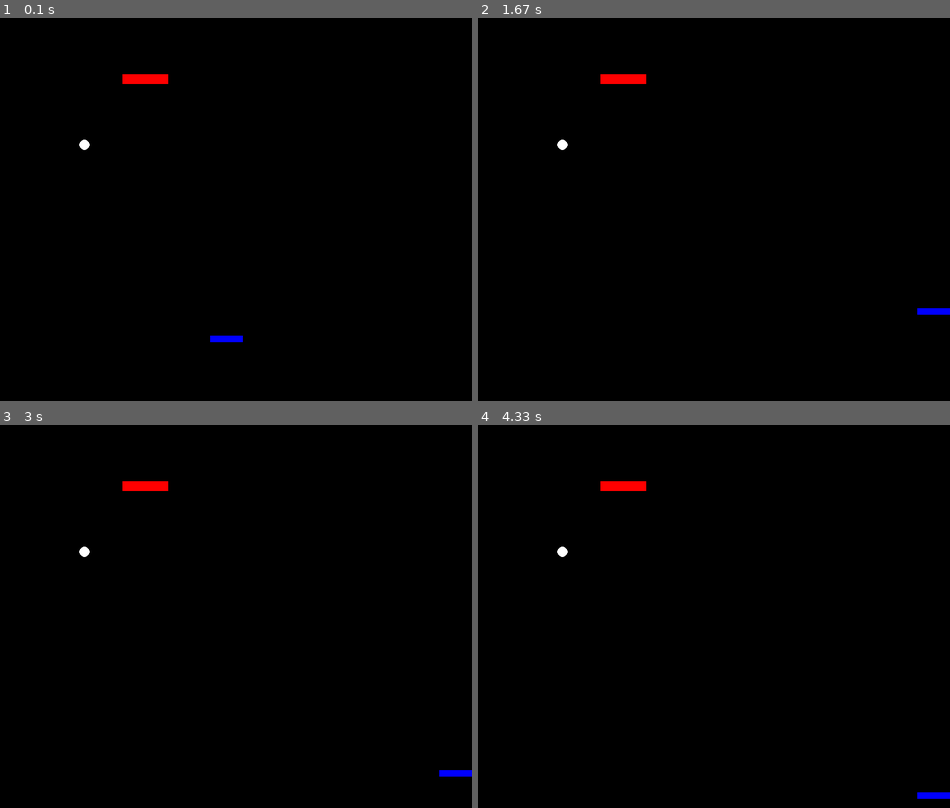
Above: before the commit, frames 1-4 (two rows, left to right).
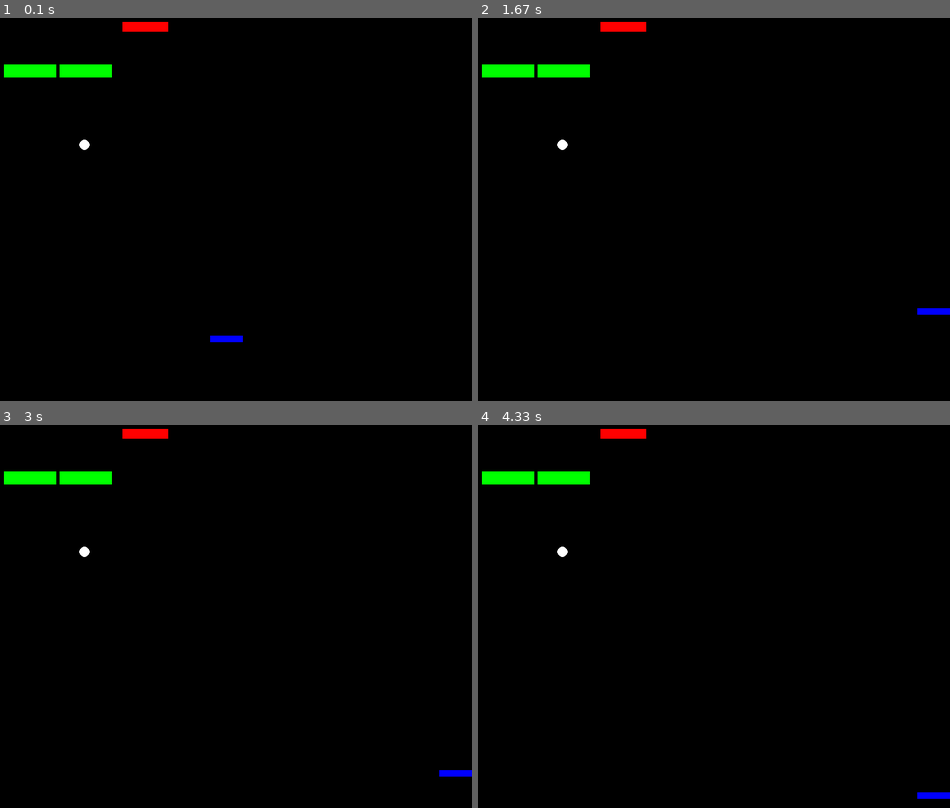
Above: after the commit, the same moments.

Repository: jeanmarclecul/N01D
Game: pygame game, started from noid.py
The game is run twice, just before and just after one commit, with the same random seed, the same clock (stepped at 60 frames per second) and the same inputs.
Inputs:
- Up to frame 1 (0.1 s): no input
- Up to frame 2 (1.67 s): hold D 0.33-0.8 s; hold D 0.83-1.3 s; tap Z at 0.9, 1.2 s
- Up to frame 3 (3 s): hold S 1.9-2.2 s; tap Z at 1.97, 2.73 s; hold D from 2.67 s (still down)
- Up to frame 4 (4.33 s): tap Z at 3.03, 3.4, 4.3 s; release D at 3.3 s; hold S 3.33-3.7 s; hold D from 4.23 s (still down)

The runs differ from the first frame. In frame 1, 1.3% of the frame differs, in the area x 0-36%, y 1-18%; in frame 2, 1.3%; in frame 3, 1.3%; in frame 4, 1.3%.

Commit message:
add brick type and level1

Diff:
--- /dev/null
+++ b/levels/level1.json
@@ -0,0 +1,406 @@
+{
+  "id": "lvl001",
+  "name": "classico",
+  "bricks": [
+    {
+      "id": "001",
+      "xpos": 85,
+      "ypos": 85,
+      "xsize": 80,
+      "ysize": 20,
+      "type": "basic"
+    },
+    {
+      "id": "002",
+      "xpos": 170,
+      "ypos": 85,
+      "xsize": 80,
+      "ysize": 20,
+      "type": "basic"
+    },
+    {
+      "id": "003",
+      "xpos": 255,
+      "ypos": 85,
+      "xsize": 80,
+      "ysize": 20,
+      "type": "basic"
+    },
+    {
+      "id": "004",
+      "xpos": 340,
+      "ypos": 85,
+      "xsize": 80,
+      "ysize": 20,
+      "type": "basic"
+    },
+    {
+      "id": "005",
+      "xpos": 425,
+      "ypos": 85,
+      "xsize": 80,
+      "ysize": 20,
+      "type": "basic"
+    },
+    {
+      "id": "006",
+      "xpos": 510,
+      "ypos": 85,
+      "xsize": 80,
+      "ysize": 20,
+      "type": "basic"
+    },
+    {
+      "id": "007",
+      "xpos": 595,
+      "ypos": 85,
+      "xsize": 80,
+      "ysize": 20,
+      "type": "basic"
+    },
+    {
+      "id": "008",
+      "xpos": 680,
+      "ypos": 85,
+      "xsize": 80,
+      "ysize": 20,
+      "type": "basic"
+    },
+    {
+      "id": "009",
+      "xpos": 765,
+      "ypos": 85,
+      "xsize": 80,
+      "ysize": 20,
+      "type": "basic"
+    },
+    {
+      "id": "010",
+      "xpos": 850,
+      "ypos": 85,
+      "xsize": 80,
+      "ysize": 20,
+      "type": "basic"
+    },
+    {
+      "id": "011",
+      "xpos": 85,
+      "ypos": 110,
+      "xsize": 80,
+      "ysize": 20,
+      "type": "basic"
+    },
+    {
+      "id": "012",
+      "xpos": 170,
+      "ypos": 110,
+      "xsize": 80,
+      "ysize": 20,
+      "type": "basic"
+    },
+    {
+      "id": "013",
+      "xpos": 255,
+      "ypos": 110,
+      "xsize": 80,
+      "ysize": 20,
+      "type": "basic"
+    },
+    {
+      "id": "014",
+      "xpos": 340,
+      "ypos": 110,
+      "xsize": 80,
+      "ysize": 20,
+      "type": "basic"
+    },
+    {
+      "id": "015",
+      "xpos": 425,
+      "ypos": 110,
+      "xsize": 80,
+      "ysize": 20,
+      "type": "basic"
+    },
+    {
+      "id": "016",
+      "xpos": 510,
+      "ypos": 110,
+      "xsize": 80,
+      "ysize": 20,
+      "type": "basic"
+    },
+    {
+      "id": "017",
+      "xpos": 595,
+      "ypos": 110,
+      "xsize": 80,
+      "ysize": 20,
+      "type": "basic"
+    },
+    {
+      "id": "018",
+      "xpos": 680,
+      "ypos": 110,
+      "xsize": 80,
+      "ysize": 20,
+      "type": "basic"
+    },
+    {
+      "id": "019",
+      "xpos": 765,
+      "ypos": 110,
+      "xsize": 80,
+      "ysize": 20,
+      "type": "basic"
+    },
+    {
+      "id": "020",
+      "xpos": 850,
+      "ypos": 110,
+      "xsize": 80,
+      "ysize": 20,
+      "type": "basic"
+    },
+    {
+      "id": "021",
+      "xpos": 85,
+      "ypos": 135,
+      "xsize": 80,
+      "ysize": 20,
+      "type": "basic"
+    },
+    {
+      "id": "022",
+      "xpos": 170,
+      "ypos": 135,
+      "xsize": 80,
+      "ysize": 20,
+      "type": "basic"
+    },
+    {
+      "id": "023",
+      "xpos": 255,
+      "ypos": 135,
+      "xsize": 80,
+      "ysize": 20,
+      "type": "basic"
+    },
+    {
+      "id": "024",
+      "xpos": 340,
+      "ypos": 135,
+      "xsize": 80,
+      "ysize": 20,
+      "type": "basic"
+    },
+    {
+      "id": "025",
+      "xpos": 425,
+      "ypos": 135,
+      "xsize": 80,
+      "ysize": 20,
+      "type": "basic"
+    },
+    {
+      "id": "026",
+      "xpos": 510,
+      "ypos": 135,
+      "xsize": 80,
+      "ysize": 20,
+      "type": "basic"
+    },
+    {
+      "id": "027",
+      "xpos": 595,
+      "ypos": 135,
+      "xsize": 80,
+      "ysize": 20,
+      "type": "basic"
+    },
+    {
+      "id": "028",
+      "xpos": 680,
+      "ypos": 135,
+      "xsize": 80,
+      "ysize": 20,
+      "type": "basic"
+    },
+    {
+      "id": "029",
+      "xpos": 765,
+      "ypos": 135,
+      "xsize": 80,
+      "ysize": 20,
+      "type": "basic"
+    },
+    {
+      "id": "030",
+      "xpos": 850,
+      "ypos": 135,
+      "xsize": 80,
+      "ysize": 20,
+      "type": "basic"
+    },
+    {
+      "id": "031",
+      "xpos": 85,
+      "ypos": 160,
+      "xsize": 80,
+      "ysize": 20,
+      "type": "basic"
+    },
+    {
+      "id": "032",
+      "xpos": 170,
+      "ypos": 160,
+      "xsize": 80,
+      "ysize": 20,
+      "type": "basic"
+    },
+    {
+      "id": "033",
+      "xpos": 255,
+      "ypos": 160,
+      "xsize": 80,
+      "ysize": 20,
+      "type": "basic"
+    },
+    {
+      "id": "034",
+      "xpos": 340,
+      "ypos": 160,
+      "xsize": 80,
+      "ysize": 20,
+      "type": "basic"
+    },
+    {
+      "id": "035",
+      "xpos": 425,
+      "ypos": 160,
+      "xsize": 80,
+      "ysize": 20,
+      "type": "basic"
+    },
+    {
+      "id": "036",
+      "xpos": 510,
+      "ypos": 160,
+      "xsize": 80,
+      "ysize": 20,
+      "type": "basic"
+    },
+    {
+      "id": "037",
+      "xpos": 595,
+      "ypos": 160,
+      "xsize": 80,
+      "ysize": 20,
+      "type": "basic"
+    },
+    {
+      "id": "038",
+      "xpos": 680,
+      "ypos": 160,
+      "xsize": 80,
+      "ysize": 20,
+      "type": "basic"
+    },
+    {
+      "id": "039",
+      "xpos": 765,
+      "ypos": 160,
+      "xsize": 80,
+      "ysize": 20,
+      "type": "basic"
+    },
+    {
+      "id": "040",
+      "xpos": 850,
+      "ypos": 160,
+      "xsize": 80,
+      "ysize": 20,
+      "type": "basic"
+    },
+    {
+      "id": "041",
+      "xpos": 85,
+      "ypos": 185,
+      "xsize": 80,
+      "ysize": 20,
+      "type": "basic"
+    },
+    {
+      "id": "042",
+      "xpos": 170,
+      "ypos": 185,
+      "xsize": 80,
+      "ysize": 20,
+      "type": "basic"
+    },
+    {
+      "id": "043",
+      "xpos": 255,
+      "ypos": 185,
+      "xsize": 80,
+      "ysize": 20,
+      "type": "basic"
+    },
+    {
+      "id": "044",
+      "xpos": 340,
+      "ypos": 185,
+      "xsize": 80,
+      "ysize": 20,
+      "type": "basic"
+    },
+    {
+      "id": "045",
+      "xpos": 425,
+      "ypos": 185,
+      "xsize": 80,
+      "ysize": 20,
+      "type": "basic"
+    },
+    {
+      "id": "046",
+      "xpos": 510,
+      "ypos": 185,
+      "xsize": 80,
+      "ysize": 20,
+      "type": "basic"
+    },
+    {
+      "id": "047",
+      "xpos": 595,
+      "ypos": 185,
+      "xsize": 80,
+      "ysize": 20,
+      "type": "basic"
+    },
+    {
+      "id": "048",
+      "xpos": 680,
+      "ypos": 185,
+      "xsize": 80,
+      "ysize": 20,
+      "type": "basic"
+    },
+    {
+      "id": "049",
+      "xpos": 765,
+      "ypos": 185,
+      "xsize": 80,
+      "ysize": 20,
+      "type": "basic"
+    },
+    {
+      "id": "040",
+      "xpos": 850,
+      "ypos": 185,
+      "xsize": 80,
+      "ysize": 20,
+      "type": "basic"
+    }
+  ]
+}
--- /dev/null
+++ b/model/brick.py
@@ -0,0 +1,48 @@
+import pygame
+import settings
+
+brick_type = ["basic", "invul"]
+
+
+class brick:
+    def __init__(self, xpos, ypos, xspeed, yspeed, xsize, ysize, life, color, type):
+        self.xpos = xpos
+        self.ypos = ypos
+        self.xspeed = xspeed
+        self.yspeed = yspeed
+        self.xsize = xsize
+        self.ysize = ysize
+        self.life = life
+        self.color = color
+        self.type = type
+
+    def get_xpos(self):
+        return self.xpos
+
+    def get_ypos(self):
+        return self.ypos
+
+    def get_xspeed(self):
+        return self.xspeed
+
+    def get_yspeed(self):
+        return self.yspeed
+
+    def get_xsize(self):
+        return self.xsize
+
+    def get_ysize(self):
+        return self.ysize
+
+    def get_life(self):
+        return self.life
+
+    def get_color(self):
+        return self.color
+
+    def get_type(self):
+        return self.type
+
+    def draw_brick(self, screen):
+        pybrick = pygame.Rect(self.xpos, self.ypos, self.xsize, self.ysize)
+        pygame.draw.rect(screen, self.color, pybrick)
--- a/noid.py
+++ b/noid.py
@@ -1,6 +1,6 @@
 from model.paddle import paddle, player_paddle
 from model.ball import ball
-from model.ball import ball
+from model.brick import brick
 import settings
 import pygame
 import sys
@@ -33,12 +33,17 @@
         )
     )
     paddles.append(
-        paddle(settings.WIDTH / 3, 100, 7, 7, 70, 15, 7, "ennemi1", settings.RED)
+        paddle(settings.WIDTH / 3, 20, 7, 7, 70, 15, 7, "ennemi1", settings.RED)
     )
 
     # create balls
     balls = []
     balls.append(ball(200, 200, 8, 5, 5, settings.WHITE))
+
+    # create bricks
+    bricks = []
+    bricks.append(brick(85, 85, 0, 0, 80, 20, 1, settings.GREEN, "basic"))
+    bricks.append(brick(170, 85, 0, 0, 80, 20, 1, settings.GREEN, "basic"))
 
     # Main game loop
     clock = pygame.time.Clock()
@@ -70,8 +75,8 @@
         for oneball in balls:
             oneball.draw_ball(screen)
 
-        for oneball in balls:
-            oneball.draw_ball(screen)
+        for onebrick in bricks:
+            onebrick.draw_brick(screen)
 
         # Update the display
         pygame.display.flip()
--- a/settings.py
+++ b/settings.py
@@ -3,8 +3,9 @@
     WIDTH, HEIGHT = 800, 600
 
     # Colors
-    global WHITE, BLACK, RED, BLUE
+    global WHITE, BLACK, RED, BLUE, GREEN
     WHITE = (255, 255, 255)
     BLACK = (0, 0, 0)
     RED = (255, 0, 0)
     BLUE = (0, 0, 255)
+    GREEN = (0, 255, 0)
